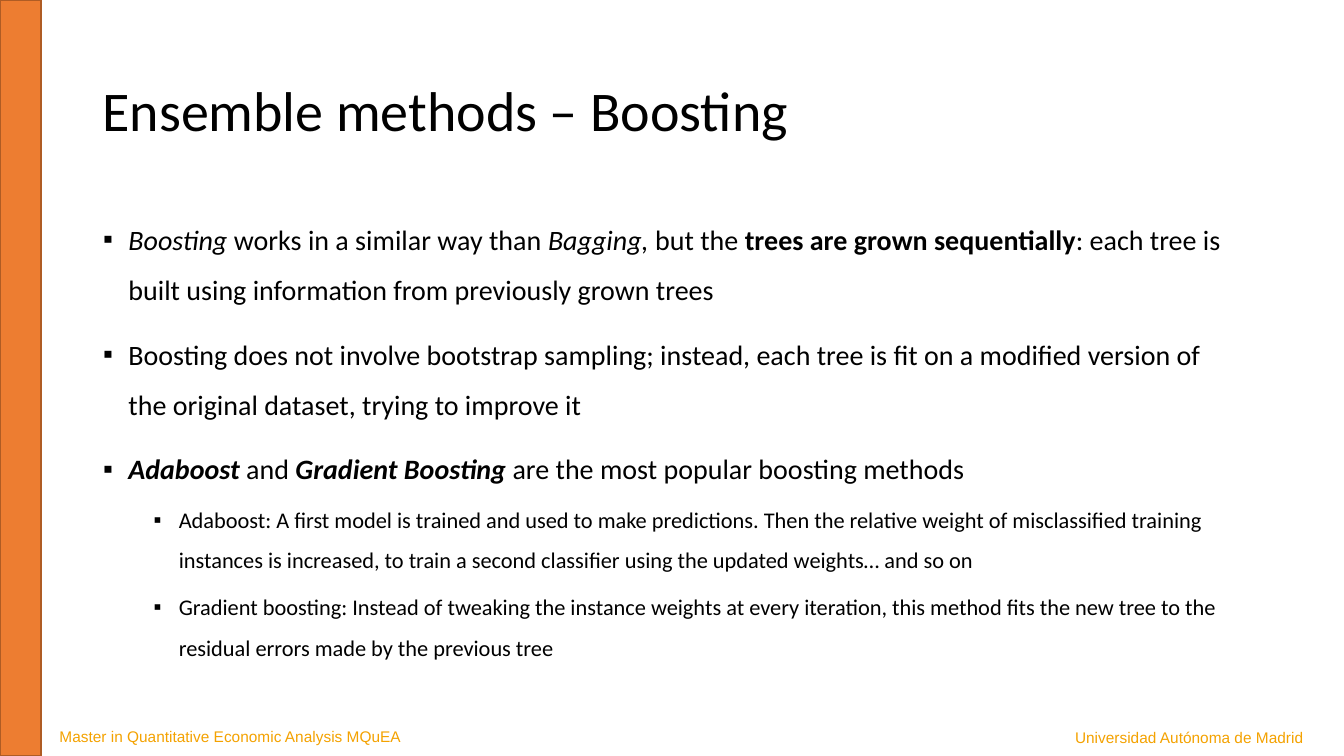
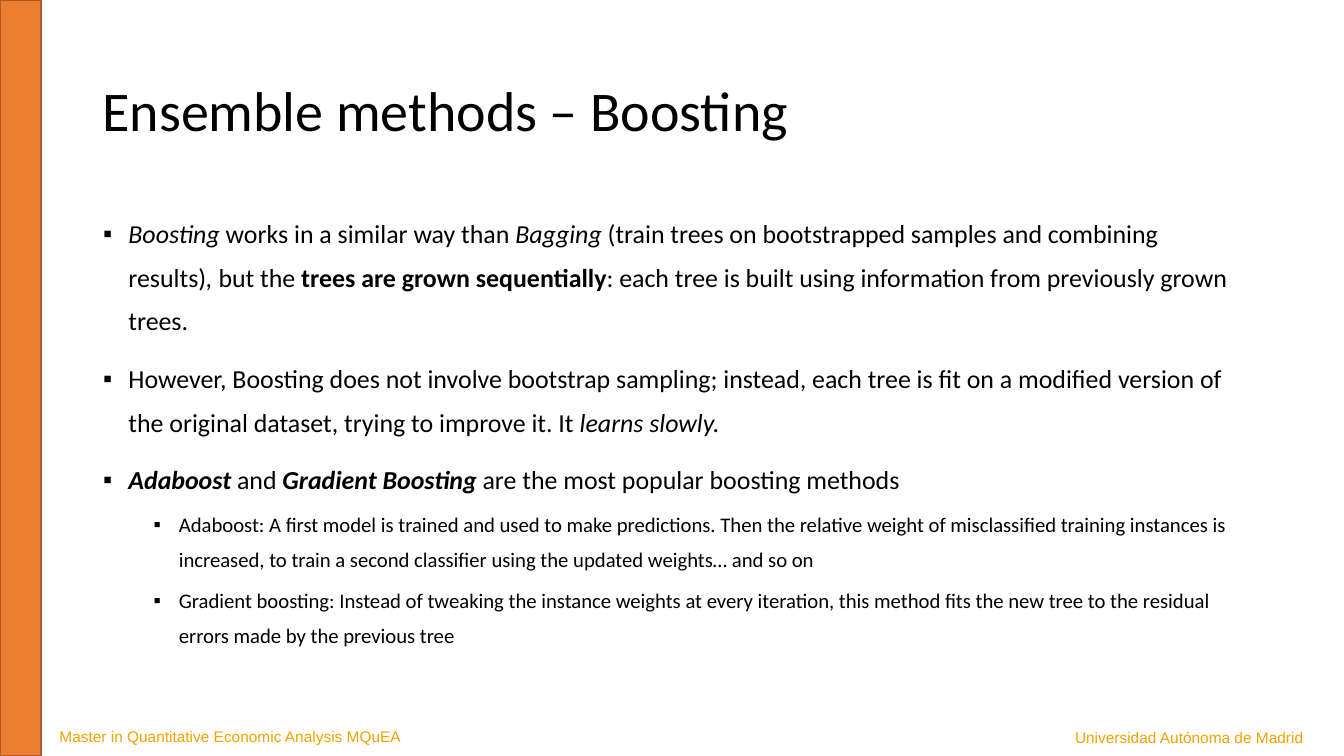
Before and after one commit to JavierBas/IMLEF-MQuEA, a slide deck: slide 20 of Course content/Slides/Topic 5 - Tree-based methods.pptx. Drawn at 1344x756 pixels with LibreOffice and Linux fonts; fonts in the diff are those of the drawing. Boxes give left, top, right and bottom in pixels: in the first picture for what was removed or moved away, otherwise in the second. Text is boxed around its words. In the diff, an @@ line names an element or a change of style, - is before the commit and + after.

```diff
--- a/Course content/Slides/Topic 5 - Tree-based methods.pptx
+++ b/Course content/Slides/Topic 5 - Tree-based methods.pptx
@@ text at bbox=[128, 224, 1226, 437]: text changed; size 20 to 18.5 pt @@
-▪ Boosting works in a similar way than Bagging, but the trees are grown sequentially: each tree is built using information from previously grown trees
-▪ Boosting does not involve bootstrap sampling; instead, each tree is fit on a modified version of the original dataset, trying to improve it
+▪ Boosting works in a similar way than Bagging (train trees on bootstrapped samples and combining results), but the trees are grown sequentially: each tree is built using information from previously grown trees.
+▪ However, Boosting does not involve bootstrap sampling; instead, each tree is fit on a modified version of the original dataset, trying to improve it. It learns slowly.
@@ text at bbox=[128, 470, 1226, 647]: size 20 to 18.5 pt in "Adaboost and Gradient Boosting are the most ..."; size 16 to 14.8 pt in "Adaboost: A first model is trained and ...", "Gradient boosting: Instead of tweaking the instance ..."; line spacing 1.5 to 1.4 @@
```
Also in this commit, not shown: 3 other slides changed, 6 other files.
